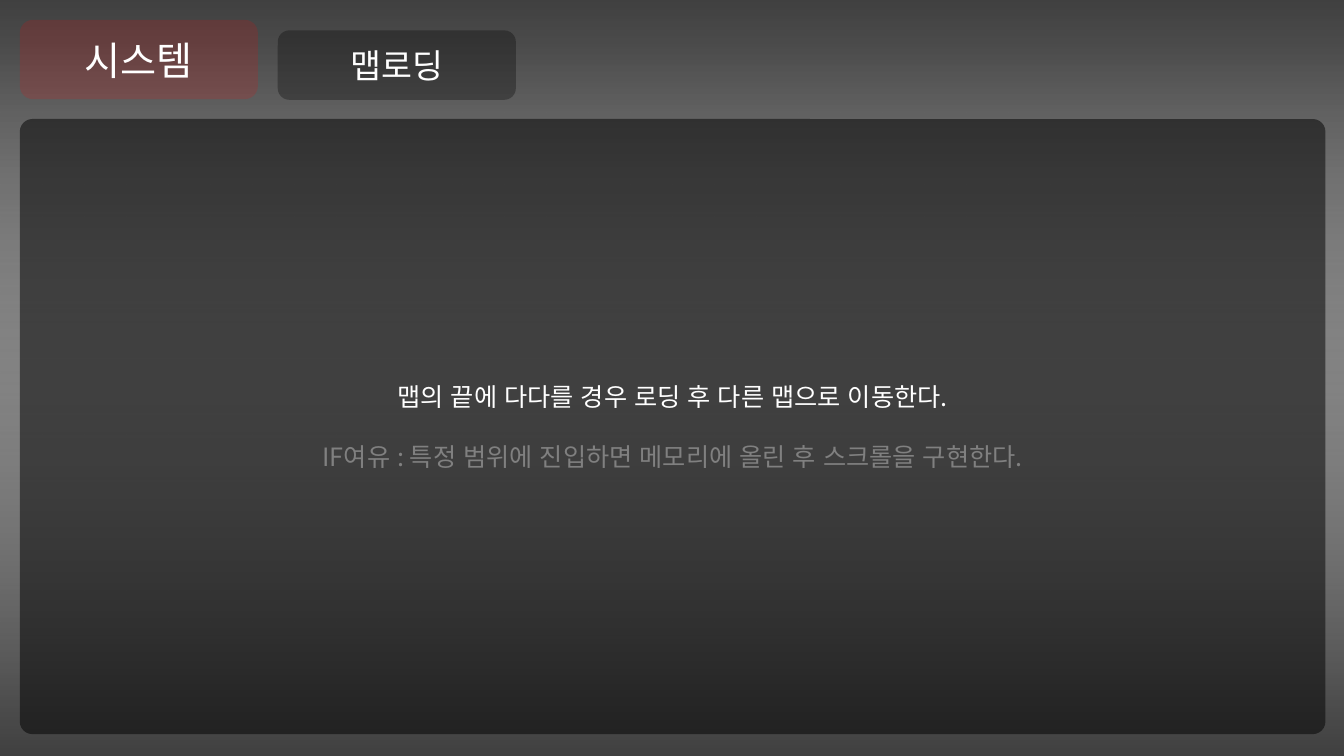
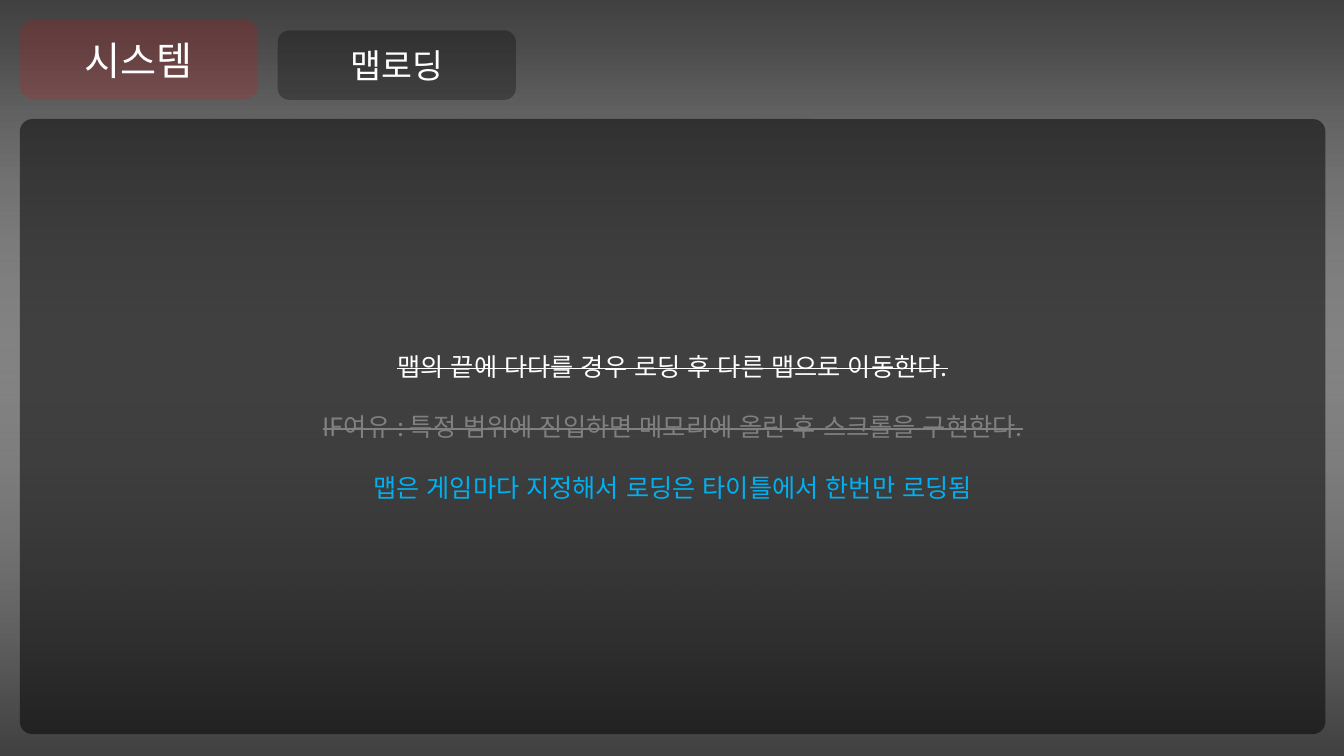
Before and after one commit to Niiok/inha_2021, a slide deck: slide 17 of May7ppt.pptm (slide 14 before the commit). Drawn at 1344x756 pixels with LibreOffice and Linux fonts; fonts in the diff are those of the drawing. Boxes give left, top, right and bottom in pixels: in the first picture for what was removed or moved away, otherwise in the second. Text is boxed around its words. In the diff, an @@ line names an element or a change of style, - is before the commit and + after.

```diff
--- a/May7ppt.pptm
+++ b/May7ppt.pptm
@@ text in rounded rectangle at [323, 355, 1023, 438]: strikethrough on in "맵의 끝에 다다를 경우 로딩 후 다른 ...", "IF여유 : 특정 범위에 진입하면 메모리에 올린 ..." @@
@@ text in rounded rectangle at [373, 476, 972, 499]: paragraph added @@
+맵은 게임마다 지정해서 로딩은 타이틀에서 한번만 로딩됨
```
Also in this commit, not shown: 15 other slides changed, 10 slides added, 3 other files.
